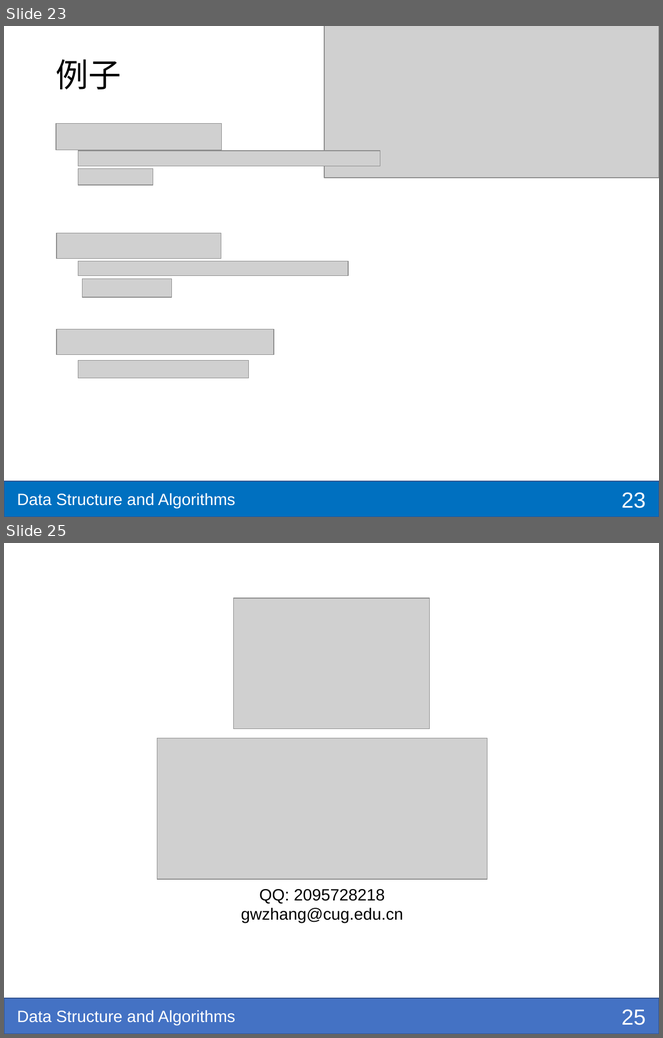
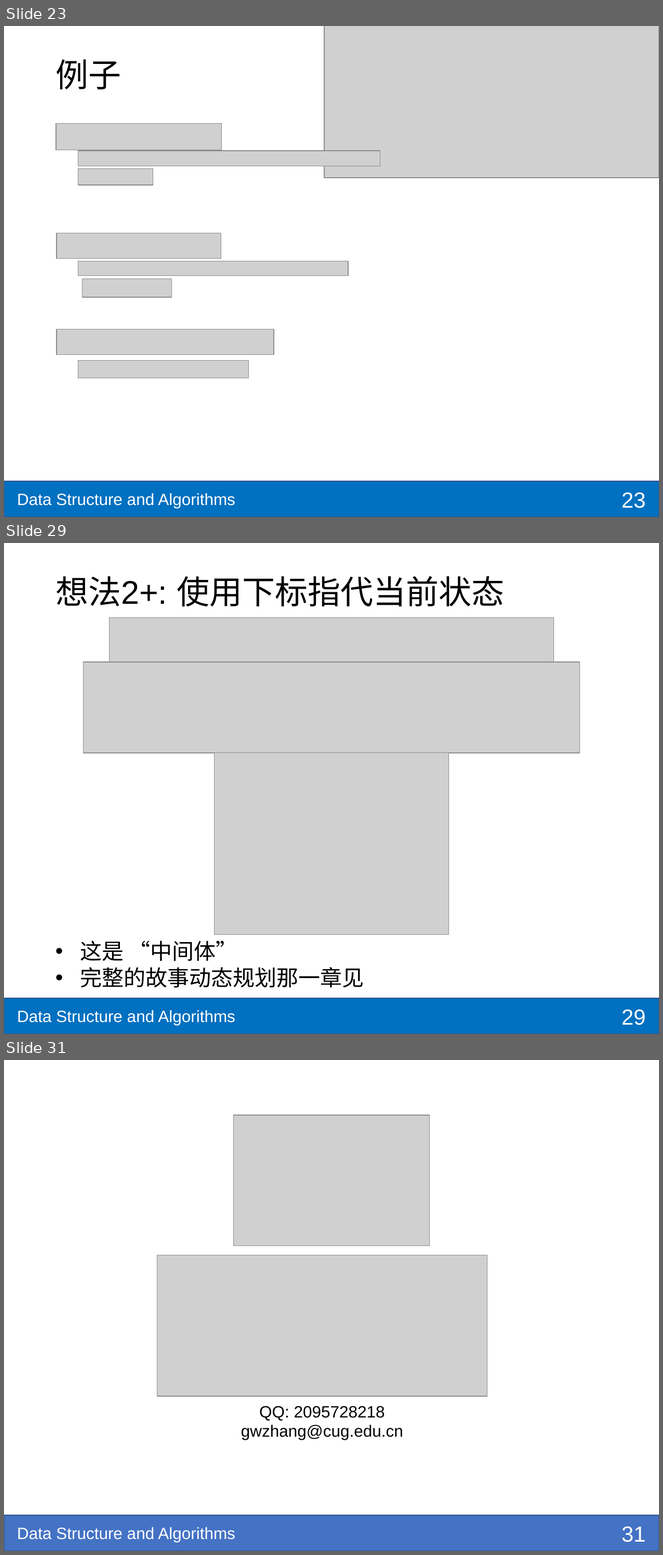
Before and after one commit to shzaiz/dx-public, a slide deck: notes/notes/ds-algo/ch3-recursive.pptx. Shown one above the other, each under a label of ours: slides 23 and 25 before the commit, slides 23, 29 and 31 after it; the slides between them are not shown. The pictures are 663x1038 and 663x1555 pixels, drawn with LibreOffice and Linux fonts; fonts in the diff are those of the drawing; grey boxes stand for pictures; background and template pictures are left out. Boxes give left, top, right and bottom in pixels: in the first picture for what was removed or moved away, otherwise in the second. Text is boxed around its words. In the diff, an @@ line names an element or a change of style, - is before the commit and + after.

```diff
--- a/notes/notes/ds-algo/ch3-recursive.pptx
+++ b/notes/notes/ds-algo/ch3-recursive.pptx
@@ slide 29 added at [4,543,659,1034], background #FFFFFF; not listed: 2 template elements that a slide beside it also shows @@
@@ title added at [55,576,504,607], 36 pt, text #000000 @@
+想法2+: 使用下标指代当前状态
@@ picture added at [109,618,554,662] @@
@@ picture added at [83,662,580,753] @@
@@ picture added at [214,753,449,935] @@
@@ text added at [80,941,364,988], 24 pt, text #000000 @@
+• 这是 “中间体”
+• 完整的故事动态规划那一章见
@@ page number added at [622,1009,646,1026], 24 pt, text #FFFFFF @@
+29
@@ what was slide 25 is now slide 31 @@
@@ page number at [622,1526,646,1543]: text changed @@
-25
+31
```
Also in this commit, not shown: 2 slides changed, 5 other slides added, 16 other files.
